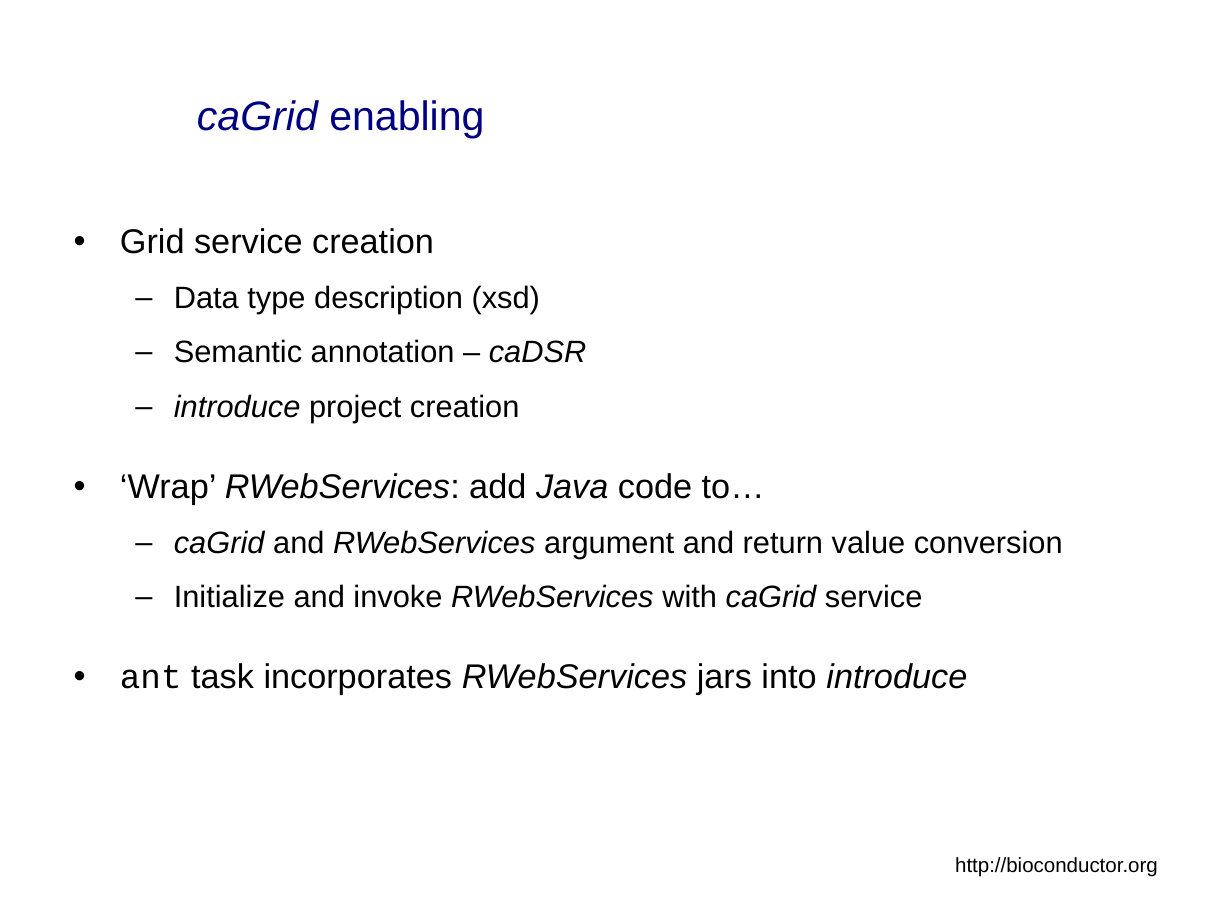
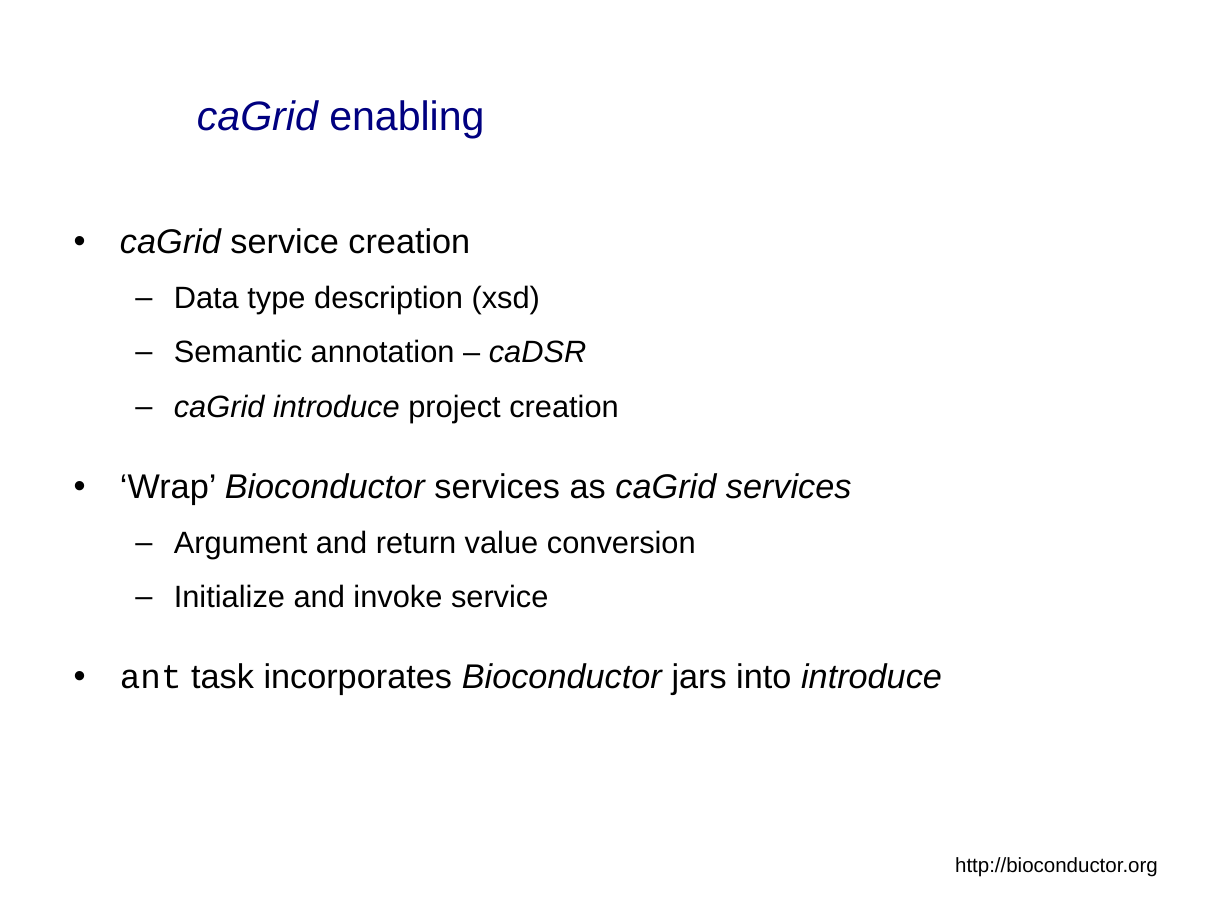
Before and after one commit to NCIP/bioconductor, a slide deck: slide 30 of bioconductor/Presentations/caBIG_Annual_Meeting_2007_Tech_Demo.ppt. Drawn at 1232x924 pixels with LibreOffice and Linux fonts; fonts in the diff are those of the drawing; background and template pictures are left out. Boxes give left, top, right and bottom in pixels: in the first picture for what was removed or moved away, otherwise in the second. Text is boxed around its words. In the diff, an @@ line names an element or a change of style, - is before the commit and + after.

```diff
--- a/bioconductor/Presentations/caBIG_Annual_Meeting_2007_Tech_Demo.ppt
+++ b/bioconductor/Presentations/caBIG_Annual_Meeting_2007_Tech_Demo.ppt
@@ text at [120,228,470,254]: text changed @@
-• Grid service creation
+• caGrid service creation
@@ text at [120,394,942,695]: text changed; size 18 to 20 pt @@
-  – introduce project creation
-• ‘Wrap’ RWebServices: add Java code to…
-  – caGrid and RWebServices argument and return value conversion
-  – Initialize and invoke RWebServices with caGrid service
-• ant task incorporates RWebServices jars into introduce
+  – caGrid introduce project creation
+• ‘Wrap’ Bioconductor services as caGrid services
+  – Argument and return value conversion
+  – Initialize and invoke service
+• ant task incorporates Bioconductor jars into introduce
```
Also in this commit, not shown: 13 other slides changed, 1 slide removed.
